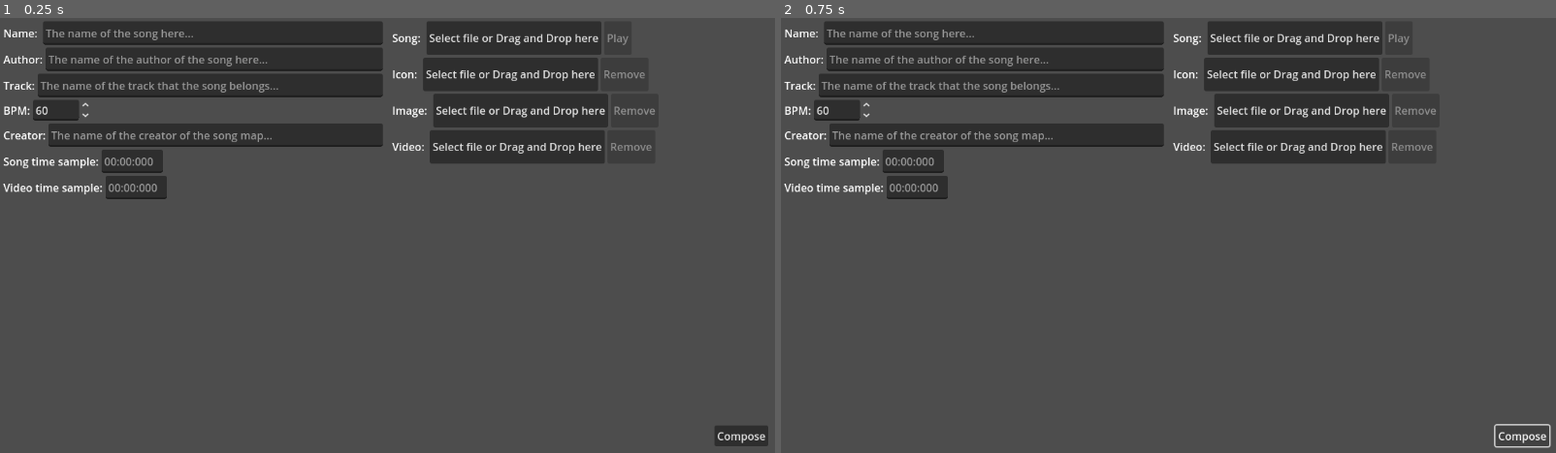
Above: before the commit, frames 1-2 (left to right).
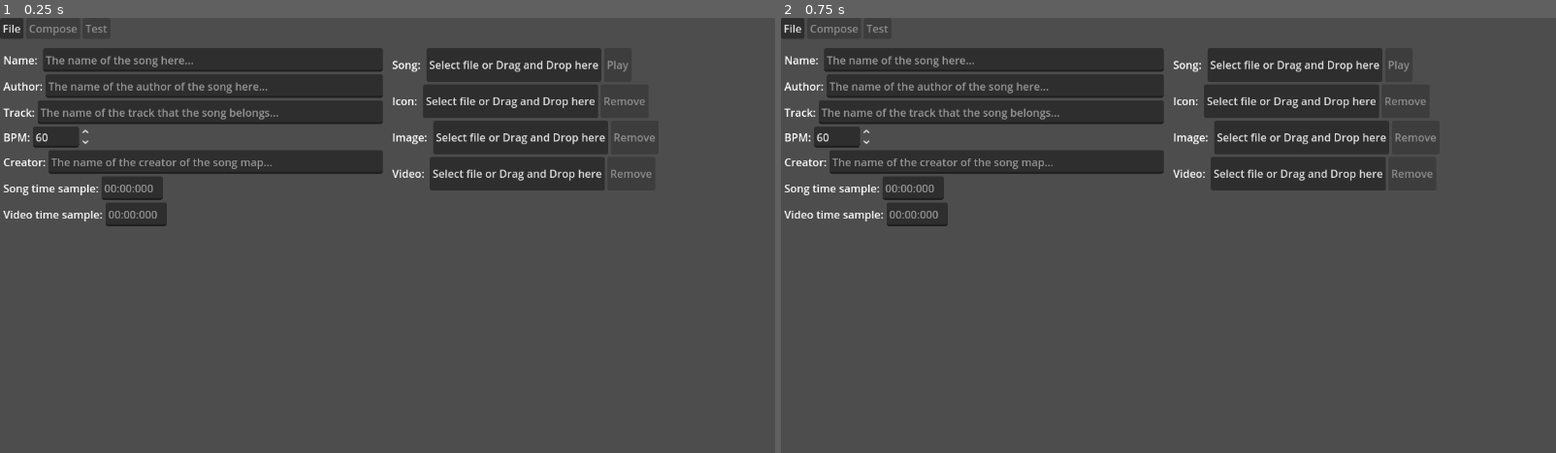
Above: after the commit, the same moments.

Repository: NothermanVEVO/June
Game: Godot game, scene res://Editor/EditorSettings.tscn
Two runs of this game, one before a commit and one after it. Both use one fixed random seed, a clock stepped at 60 frames per second and the inputs below. This scene is started directly instead of the project's main scene.
Inputs (mouse positions are in pixels of both pictures, inside the frame that each line leads up to):
- Up to frame 1 (0.25 s): no input
- Up to frame 2 (0.75 s): click (1525, 435) at 0.5 s, where only the run before the commit has a clickable "Compose"

The runs differ from the first frame. In frame 1, 16% of the frame differs, in the area x 0-100%, y 0-99%; in frame 2, 15%.

Commit message:
2025/08/31 - 001
- Currently working in the File Settings

Diff:
--- a/beat-the-beat/Editor/EditorSettings.gd
+++ b/beat-the-beat/Editor/EditorSettings.gd
@@ -31,6 +31,8 @@
 var _video_path : String = ""
 
 var _last_called_file : Files
+
+@onready var compose_button : Button = $Menu/FlowContainer/Compose
 
 func _ready() -> void:
 	get_tree().root.files_dropped.connect(_on_files_dropped)
@@ -77,6 +79,7 @@
 	if stream is AudioStream:
 		song.stream = stream
 		play_song_button.disabled = false
+		compose_button.disabled = false
 	else:
 		_pop_up_dialog("Não foi possível carregar o aúdio!")
 		return
--- a/beat-the-beat/Editor/EditorSettings.tscn
+++ b/beat-the-beat/Editor/EditorSettings.tscn
@@ -9,6 +9,38 @@
 grow_horizontal = 2
 grow_vertical = 2
 script = ExtResource("1_33eqs")
+
+[node name="Menu" type="MarginContainer" parent="."]
+layout_mode = 2
+theme_override_constants/margin_bottom = 5
+
+[node name="FlowContainer" type="FlowContainer" parent="Menu"]
+layout_mode = 2
+
+[node name="MenuBar" type="MenuBar" parent="Menu/FlowContainer"]
+layout_mode = 2
+size_flags_horizontal = 0
+
+[node name="File" type="PopupMenu" parent="Menu/FlowContainer/MenuBar"]
+auto_translate_mode = 1
+title = "File"
+item_count = 3
+item_0/text = "New file"
+item_0/id = 0
+item_1/text = "Open file"
+item_1/id = 1
+item_2/text = "Save file"
+item_2/id = 2
+
+[node name="Compose" type="Button" parent="Menu/FlowContainer"]
+layout_mode = 2
+disabled = true
+text = "Compose"
+
+[node name="Test" type="Button" parent="Menu/FlowContainer"]
+layout_mode = 2
+disabled = true
+text = "Test"
 
 [node name="FileDialog" type="FileDialog" parent="."]
 title = "Open a File"
@@ -263,20 +295,6 @@
 autoplay = true
 expand = true
 loop = true
-
-[node name="MarginContainer" type="MarginContainer" parent="."]
-custom_minimum_size = Vector2(0, 30)
-layout_mode = 2
-theme_override_constants/margin_top = 10
-theme_override_constants/margin_right = 10
-theme_override_constants/margin_bottom = 10
-
-[node name="Button" type="Button" parent="MarginContainer"]
-layout_mode = 2
-size_flags_horizontal = 8
-size_flags_vertical = 4
-mouse_default_cursor_shape = 2
-text = "Compose"
 
 [connection signal="file_selected" from="FileDialog" to="." method="_on_file_dialog_file_selected"]
 [connection signal="pressed" from="HBoxContainer/Right/VBoxContainer/Song/SongButton" to="." method="_on_song_button_pressed"]
